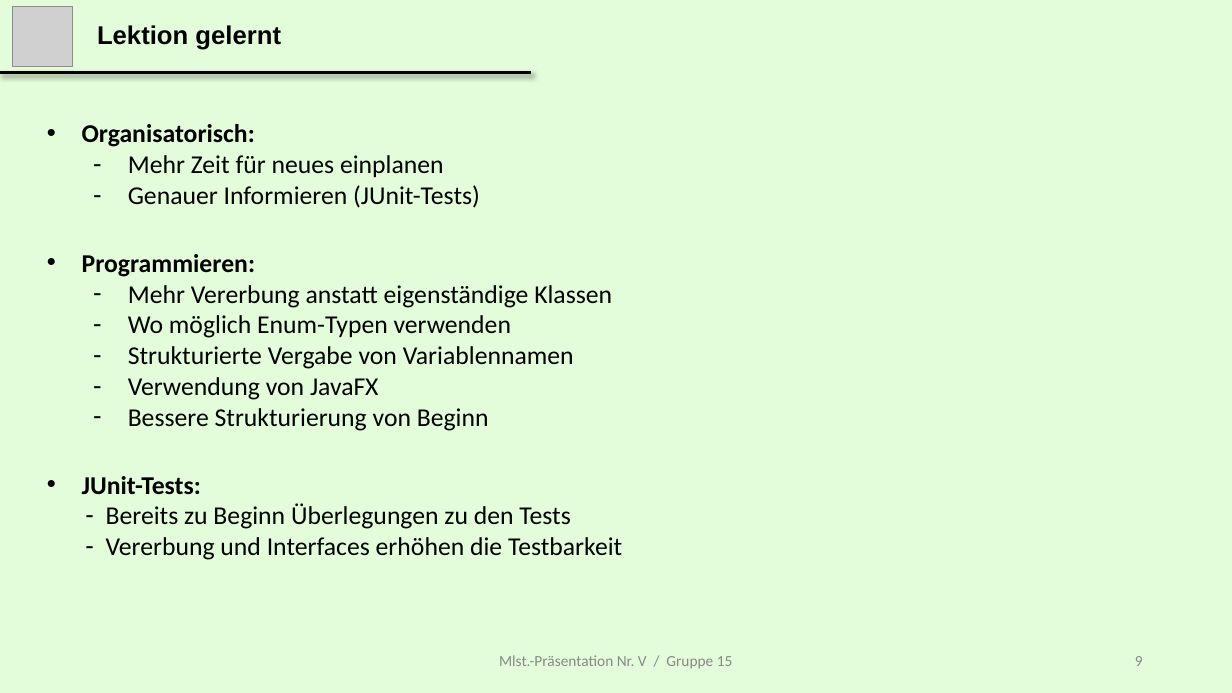
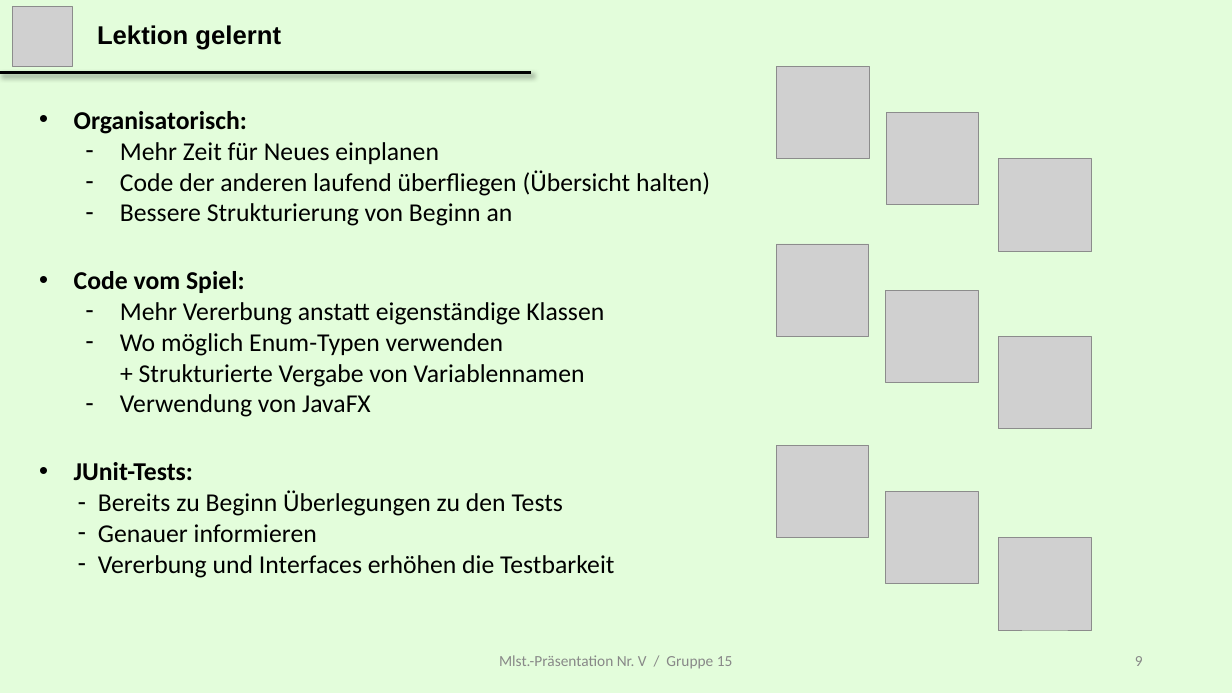
Before and after one commit to gjoyet/skipBo, a slide deck: slide 9 of 00_General/Presentation/MS 5/Presentation_Milestone_v_Master.pptx. Drawn at 1232x693 pixels with LibreOffice and Linux fonts; fonts in the diff are those of the drawing; grey boxes stand for pictures. Boxes give left, top, right and bottom in pixels: in the first picture for what was removed or moved away, otherwise in the second. Text is boxed around its words. In the diff, an @@ line names an element or a change of style, - is before the commit and + after.

Commit message:
Edited PPP

```diff
--- a/00_General/Presentation/MS 5/Presentation_Milestone_v_Master.pptx
+++ b/00_General/Presentation/MS 5/Presentation_Milestone_v_Master.pptx
@@ picture added at bbox=[777, 67, 870, 159] @@
@@ text "Organisatorisch:": place and size @@
-text "Organisatorisch:" at bbox=[82, 124, 622, 560]
+text "Organisatorisch:" at bbox=[74, 111, 710, 578]
@@ picture added at bbox=[886, 113, 979, 205] @@
@@ text at bbox=[74, 142, 710, 293]: text changed @@
-  – Mehr Zeit für neues einplanen
-  – Genauer Informieren (JUnit-Tests)
-• Programmieren:
+  – Mehr Zeit für Neues einplanen
+  – Code der anderen laufend überfliegen (Übersicht halten)
+  – Bessere Strukturierung von Beginn an
+• Code vom Spiel:
@@ picture added at bbox=[999, 159, 1092, 251] @@
@@ picture added at bbox=[776, 244, 869, 336] @@
@@ picture added at bbox=[886, 290, 979, 383] @@
@@ picture added at bbox=[999, 336, 1092, 429] @@
@@ text at bbox=[139, 364, 585, 387]: text changed @@
-  – Strukturierte Vergabe von Variablennamen
+  + Strukturierte Vergabe von Variablennamen
@@ text at bbox=[128, 408, 489, 431]: paragraph removed @@
-  – Bessere Strukturierung von Beginn
@@ picture added at bbox=[776, 445, 869, 538] @@
@@ picture added at bbox=[886, 492, 979, 584] @@
@@ text at bbox=[98, 524, 317, 542]: paragraph added @@
+  – Genauer informieren
@@ picture added at bbox=[999, 538, 1092, 630] @@
```
Also in this commit, not shown: 2 other slides changed.
